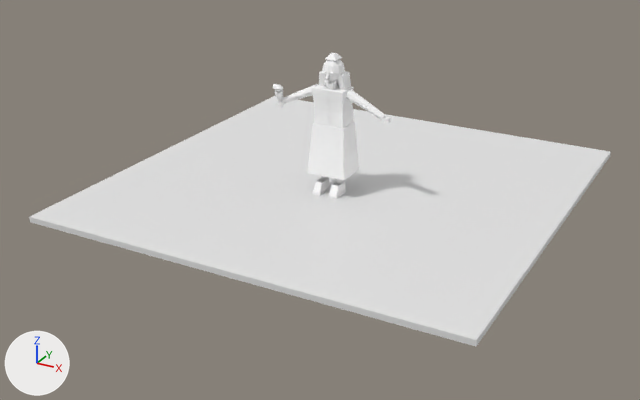
The Blender file ArtSource/Pedestrians/Blender/CemeteryMourner3D.blend as it was, and as the next commit left it.
Before and after are seen from a 50 mm lens placed at (4.8, -9.05, 4.36), pointed at (-0.09, -0.16, -0.08). The axes (+X, +Y, +Z) are drawn at lower left. The lights are the same throughout. The first picture is the older version.

Names of what the first picture shows: 'CLO_Coat', 'GEO_Bust', 'PreviewGround' and 18 more.
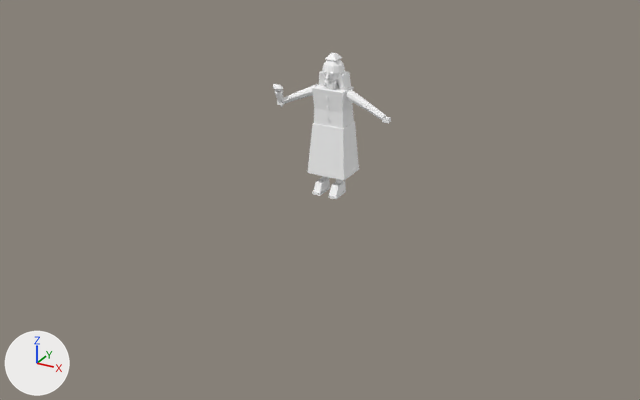
Boxes (x1, y1, x2, y2) around the edits, measured in the pictures (640 x 400 px):
'PreviewGround', deleted: before (29, 96, 611, 347)

The change in detail:
Object 'PreviewGround' (ob_previewground) is deleted.
